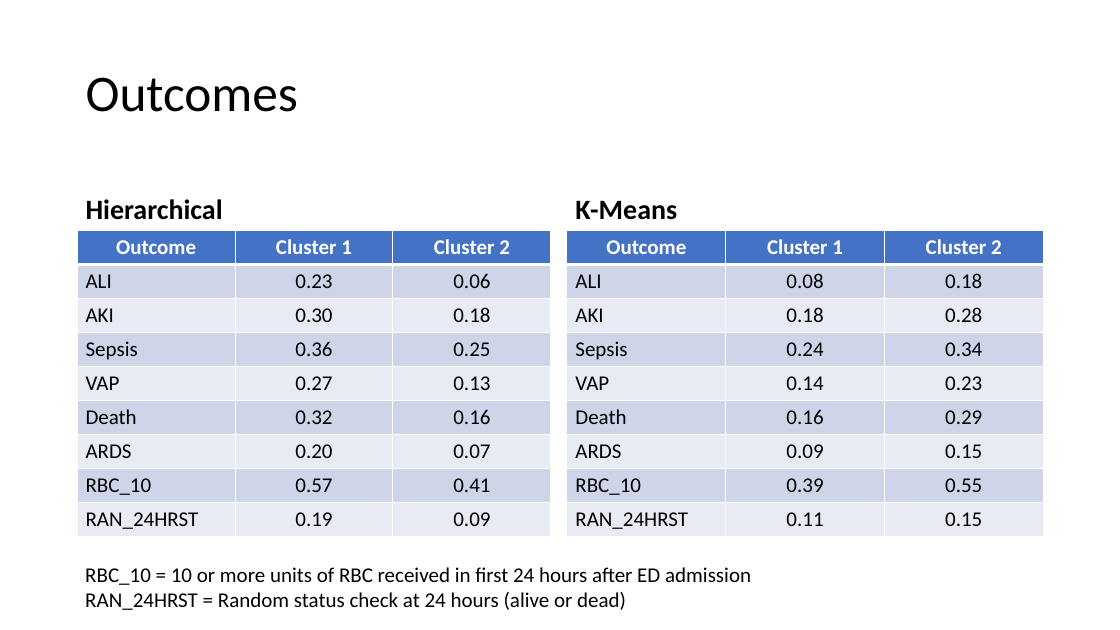
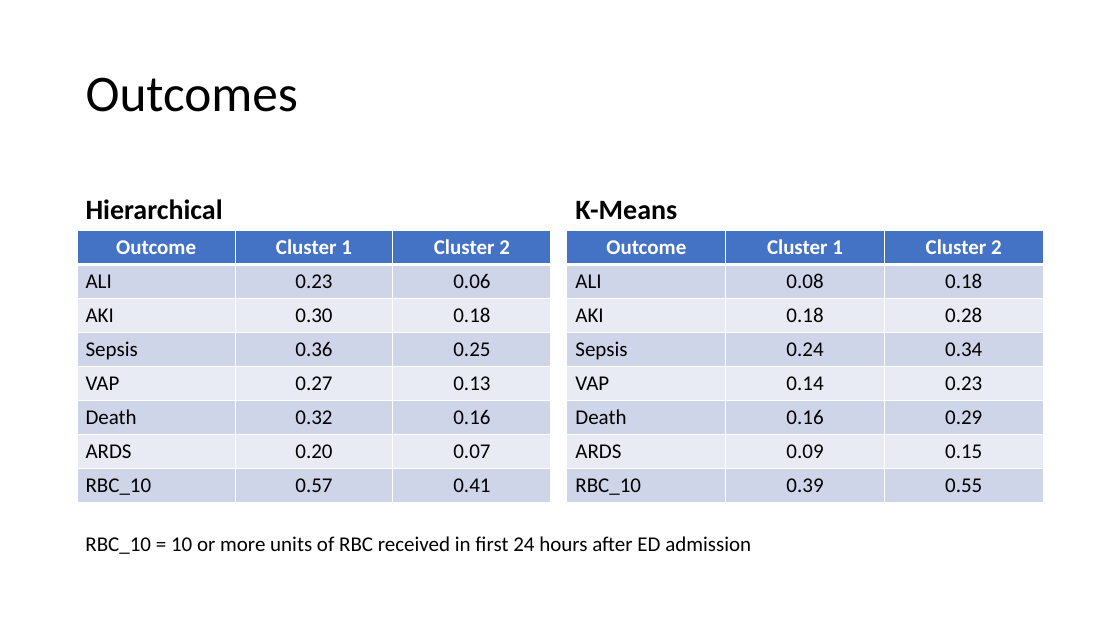
Before and after one commit to tliu-2/PROPPR, a slide deck: slide 11 of Presentation.pptx. Drawn at 1120x630 pixels with LibreOffice and Linux fonts; fonts in the diff are those of the drawing. Boxes give left, top, right and bottom in pixels: in the first picture for what was removed or moved away, otherwise in the second. Text is boxed around its words. In the diff, an @@ line names an element or a change of style, - is before the commit and + after.

```diff
--- a/Presentation.pptx
+++ b/Presentation.pptx
@@ table at [77, 230, 551, 502] @@
-row 9: RAN_24HRST | 0.19 | 0.09
@@ table at [567, 230, 1044, 502] @@
-row 9: RAN_24HRST | 0.11 | 0.15
@@ text "RBC_10 = 10 or more ...": place and size @@
-text "RBC_10 = 10 or more ..." at [85, 567, 751, 610]
+text "RBC_10 = 10 or more ..." at [85, 536, 751, 554]
@@ text at [85, 592, 626, 610]: paragraph removed @@
-RAN_24HRST = Random status check at 24 hours (alive or dead)
```
Also in this commit, not shown: 1 other slide changed, 3 other files.
